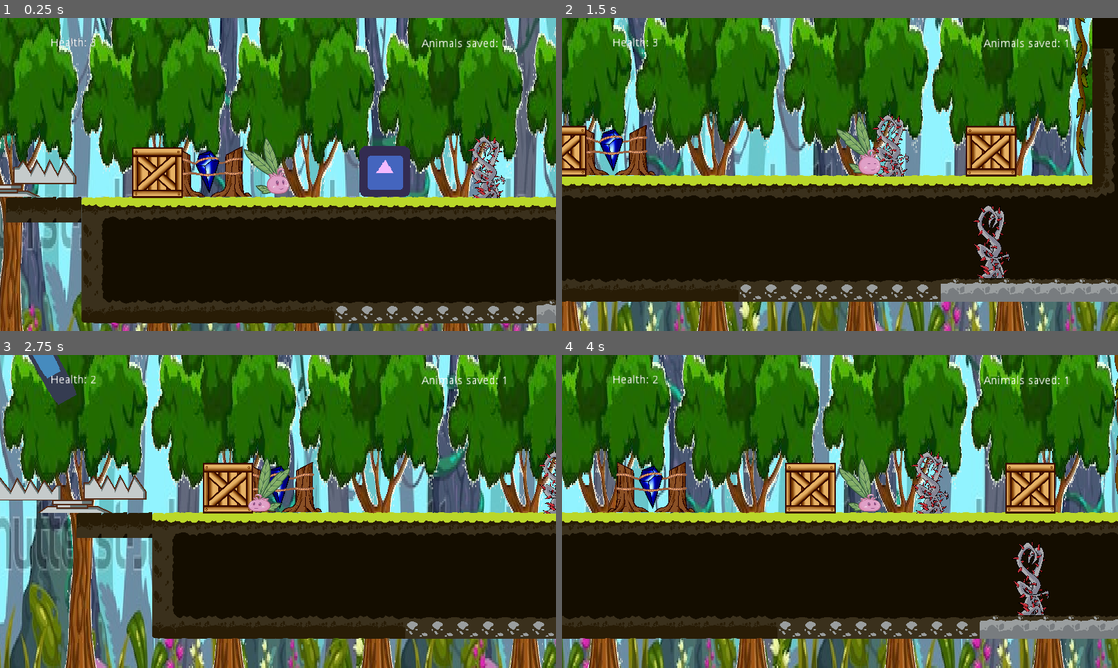
Above: before the commit, frames 1-4 (two rows, left to right).
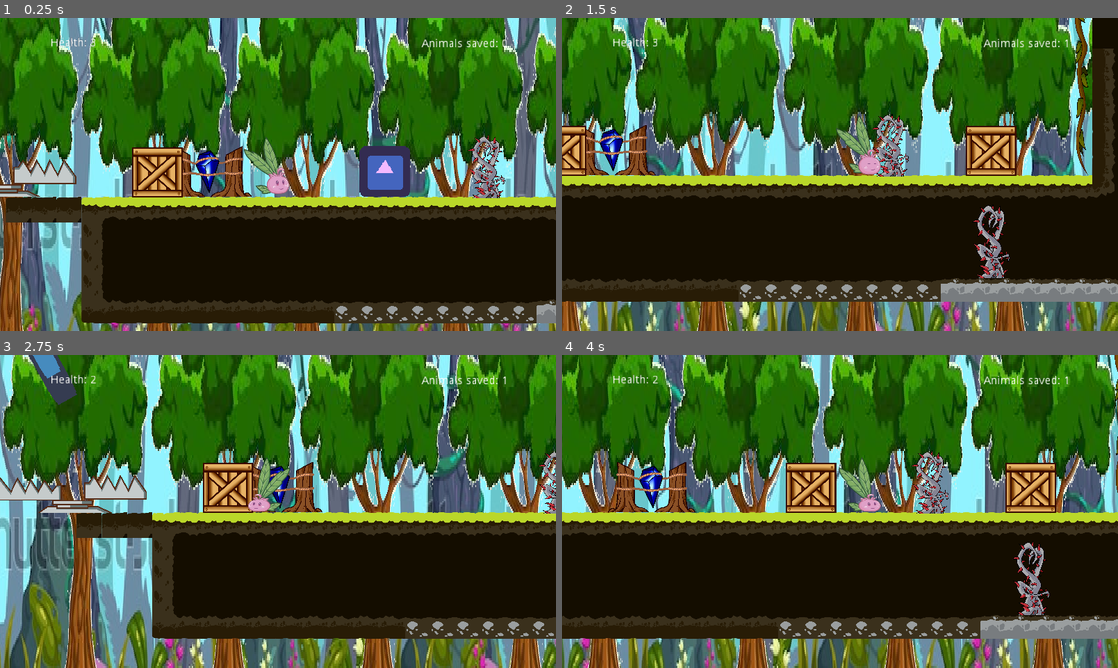
Above: after the commit, the same moments.

Repository: DamianKoch1/OnionsAdventure
Game: Godot game, scene res://Levels/Prototype 0.tscn
Same seed, same stepped clock (60 frames per second), same inputs: the game is played once before the commit and once after it. The engine's default icon, where the game draws it, is replaced by a stand-in: a white triangle on a blue panel in a dark square.
Inputs:
- Up to frame 1 (0.25 s): no input
- Up to frame 2 (1.5 s): hold Right (ui_right) from 0.53 s (still down); tap E (push) at 0.6, 1.35 s; tap Space (jump) at 0.77 s
- Up to frame 3 (2.75 s): tap Space (jump) at 1.52 s; release Right (ui_right) at 2.03 s; hold Left (ui_left) from 2.03 s (still down); tap E (push) at 2.1 s
- Up to frame 4 (4 s): release Left (ui_left) at 2.78 s; hold Right (ui_right) from 2.78 s (still down); tap E (push) at 2.85, 3.6 s; tap Space (jump) at 3.02, 3.77 s

The runs differ from the first frame. In frame 1, less than 0.1% of the frame differs, in the area x 23-33%, y 42-58%; in frame 2, 0.2%; in frame 3, 2.1%; in frame 4, 5.2%, in the area x 0-100%, y 0-100%.

Commit message:
small box bugfix

Diff:
--- a/Objects/Box/Box.tscn
+++ b/Objects/Box/Box.tscn
@@ -38,10 +38,10 @@
 
 [node name="CollisionShape2D" type="CollisionPolygon2D" parent="." index="1"]
 
-position = Vector2( 0.0623041, 5.94025 )
-scale = Vector2( 2.98546, 2.43116 )
+position = Vector2( -0.36083, 4.88073 )
+scale = Vector2( 3.14011, 2.67615 )
 build_mode = 0
-polygon = PoolVector2Array( -10.2332, -11.0972, 10.1808, -11.0972, 10.5259, 1.44227, 0.0366836, 10.1725, -10.1806, 1.91933 )
+polygon = PoolVector2Array( -9.69278, -9.6226, 9.85301, -9.6226, 10.0038, 7.41605, 0.00474931, 9.71538, -9.74302, 7.41605 )
 
 [node name="Area2D" type="Area2D" parent="." index="2"]
 
